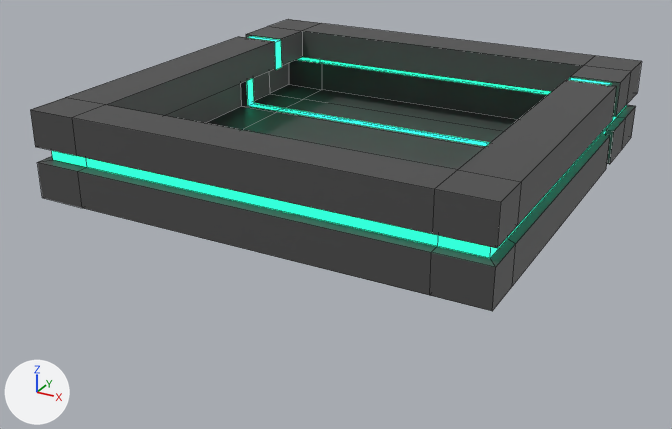
One commit to the FBX model GlobalGameJam2021/Assets/Art/Model/MO_Cube.fbx: the scene before it, then after it.
The view is the same before and after, from a camera (50 mm lens) standing at (3.68, -7.18, 2.15) and looking at (-0.14, -0.23, -1.33). The axes (+X, +Y, +Z) are drawn at lower left. The lights are the same throughout. Mesh edges are drawn as thin lines.

The scene before the commit, as lines of its bpy script (objects in view):
```python
mat_neon = principled_material('neon')
mat_neon.base_color = (0.0125, 0.8, 0.441)  # green #1de7b1
mat_neon.emission_color = (0.0255, 1.0, 0.584)  # green #2cffc9
mat_neon.emission_strength = 1.0
me_cube_004 = bpy.data.meshes.new('Cube.004')
me_cube_004.from_pydata(...)  # 140 vertices, 133 faces; spans x -200.0..200.0, y -89.0..-11.0, z -200.0..200.0
# faces by material slot: [106, 27]
me_cube_004.materials.append(mat_cube)  # dark grey #4a4a4a
me_cube_004.materials.append(mat_neon)  # green #1de7b1
ob_cube_002 = bpy.data.objects.new('Cube.002', me_cube_004)
ob_cube_002.location = (0.0, 0.0, 0.0)
ob_cube_002.rotation_euler = (1.571, 0.0, 0.0)  # degrees (90, 0, 0)
ob_cube_002.scale = (0.01, 0.01, 0.01)
```
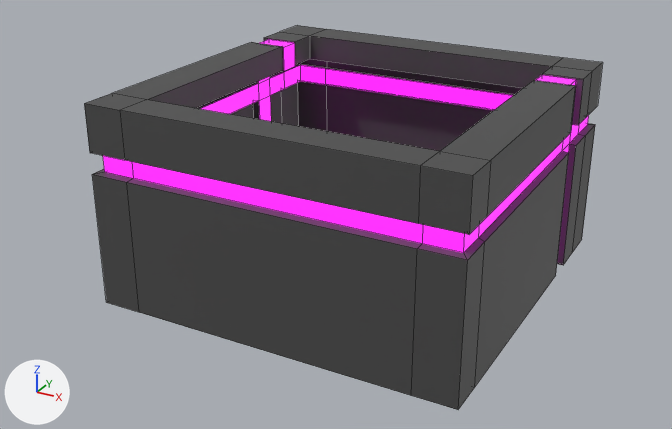
Commit message: thick cube

The edits, one by one:
Material 'neon' (mat_neon) changes colour from green #1de7b1 to pink #e713da; in linear values from (0.0125, 0.8, 0.441) to (0.8, 0.00648, 0.704).
In material 'neon' (mat_neon), emission_color goes from (0.0255, 1.0, 0.584) (green #2cffc9) to (1.0, 0.0238, 0.958) (pink #ff2bfa).
me_cube_004 is used by ob_cube_002; location (0.0, 0.0, 0.0); rotation (1.571, 0.0, 0.0), in degrees (90, 0, 0); scale (0.01, 0.01, 0.01).
me_cube_004 had 140 vertices, 133 faces and spanned x -200.0..200.0, y -89.0..-11.0, z -200.0..200.0.
me_cube_004 now has 140 vertices, 133 faces and spans x -200.0..200.0, y -231.0..-11.0, z -200.0..200.0.
me_cube_004 part 1: 120 of 140 vertices moved; they spanned x -200.0..200.0, y -89.0..-11.0, z -200.0..200.0 and now span x -200.0..200.0, y -231.0..-11.0, z -200.0..200.0; mean shift (0.0, -50.0, 0.0); largest move (-200.0, -89.0, -99.0) -> (-200.0, -231.0, -91.0).
Object 'Cube.002' (ob_cube_002) is rescaled from (0.01, 0.01, 0.01) to (0.00849, 0.00849, 0.00849).

What differs and where, as boxes (x1, y1, x2, y2) in the pictures (672 x 429 px; the box of a moved part takes in the faces that stretch with it):
'Cube.002', recoloured, reshaped, rescaled (15% narrower, 32% taller): before (30, 19, 642, 311); after (84, 25, 603, 410)
part 1 of me_cube_004, moved or reshaped: before (30, 26, 642, 311); after (84, 32, 603, 410)
